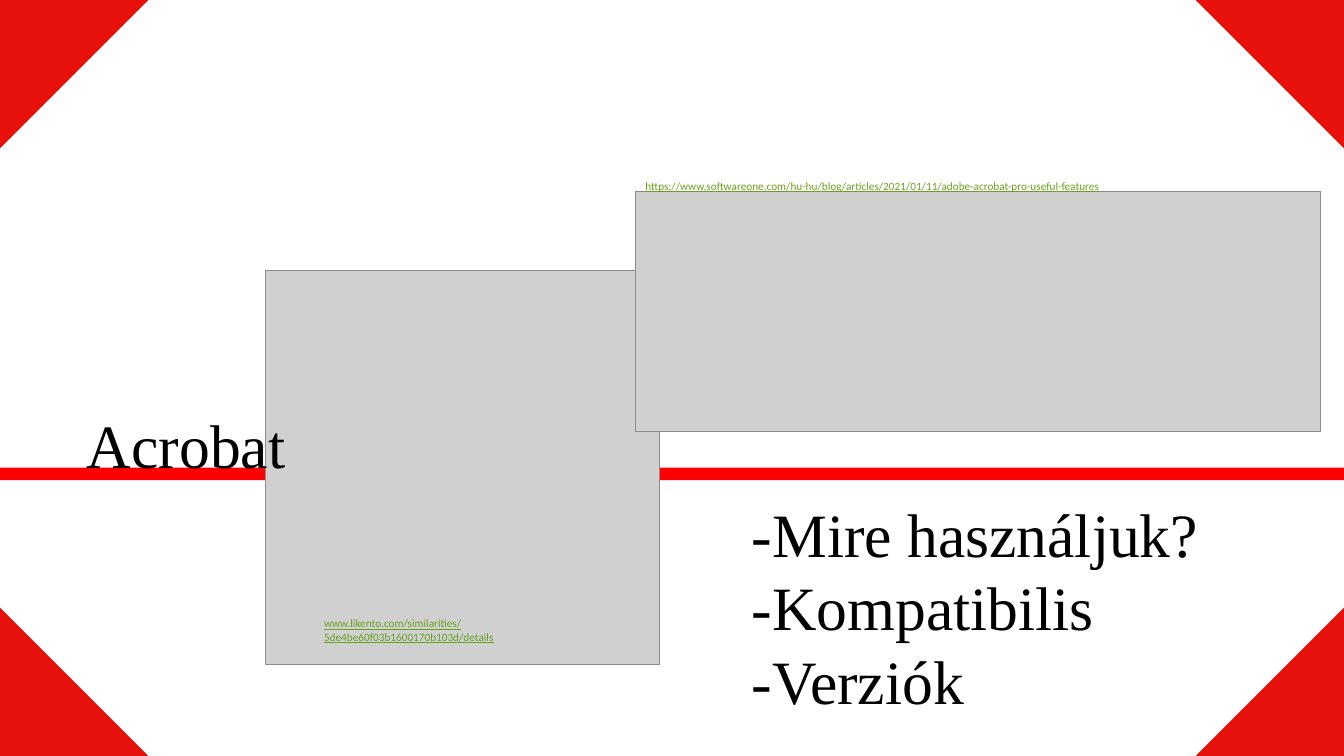
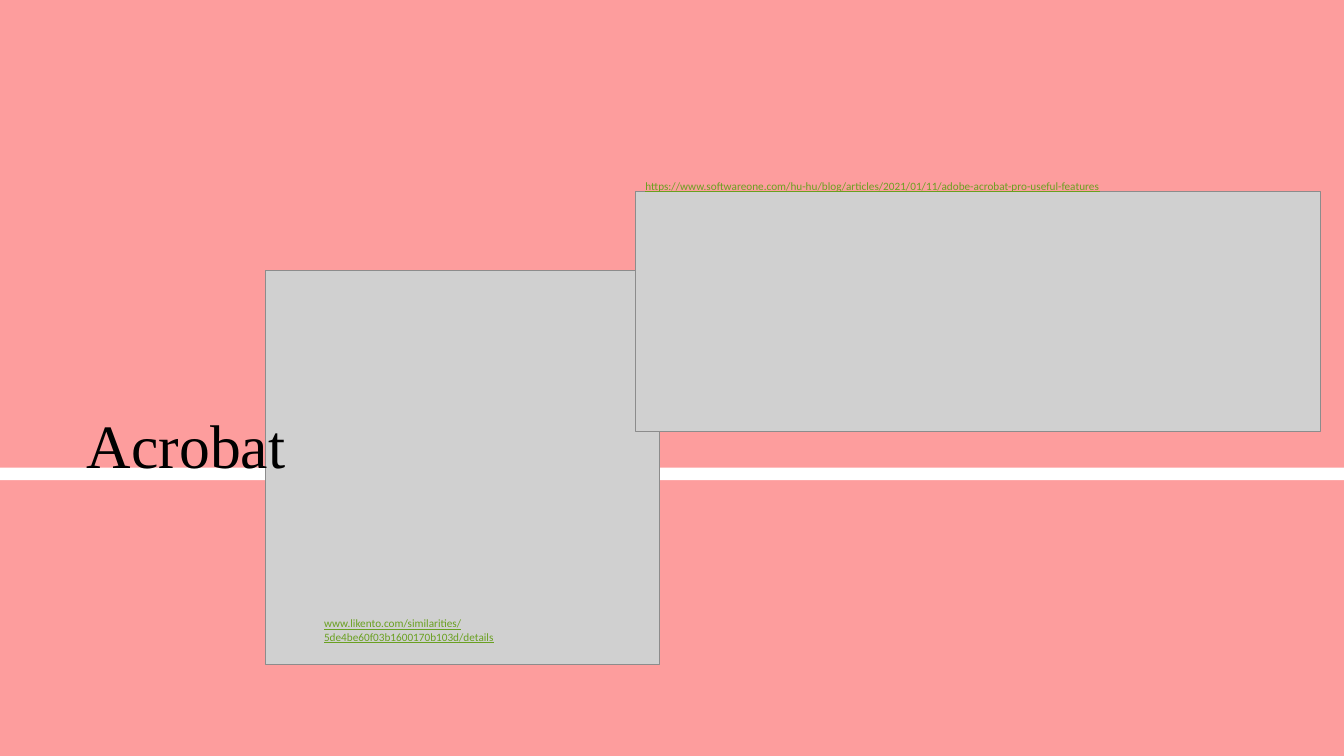
Before and after one commit to tarrgabor/paprika, a slide deck: slide 7 of beadandóTG.pptx. Drawn at 1344x756 pixels with LibreOffice and Linux fonts; fonts in the diff are those of the drawing; grey boxes stand for pictures. Boxes give left, top, right and bottom in pixels: in the first picture for what was removed or moved away, otherwise in the second. Text is boxed around its words. In the diff, an @@ line names an element or a change of style, - is before the commit and + after.

```diff
--- a/beadandóTG.pptx
+++ b/beadandóTG.pptx
@@ background #FFFFFF to #FD9D9D @@
@@ right triangle removed at box(0, 0, 148, 148) @@
@@ right triangle removed at box(1196, 0, 1344, 148) @@
@@ rectangle at box(0, 468, 1344, 480): fill #FF0000 to #FFFFFF @@
@@ text removed at box(752, 514, 1198, 705) @@
--Mire használjuk?
--Kompatibilis
--Verziók
@@ right triangle removed at box(0, 608, 148, 756) @@
@@ right triangle removed at box(1196, 608, 1344, 756) @@
```
Also in this commit, not shown: 8 other slides changed.
